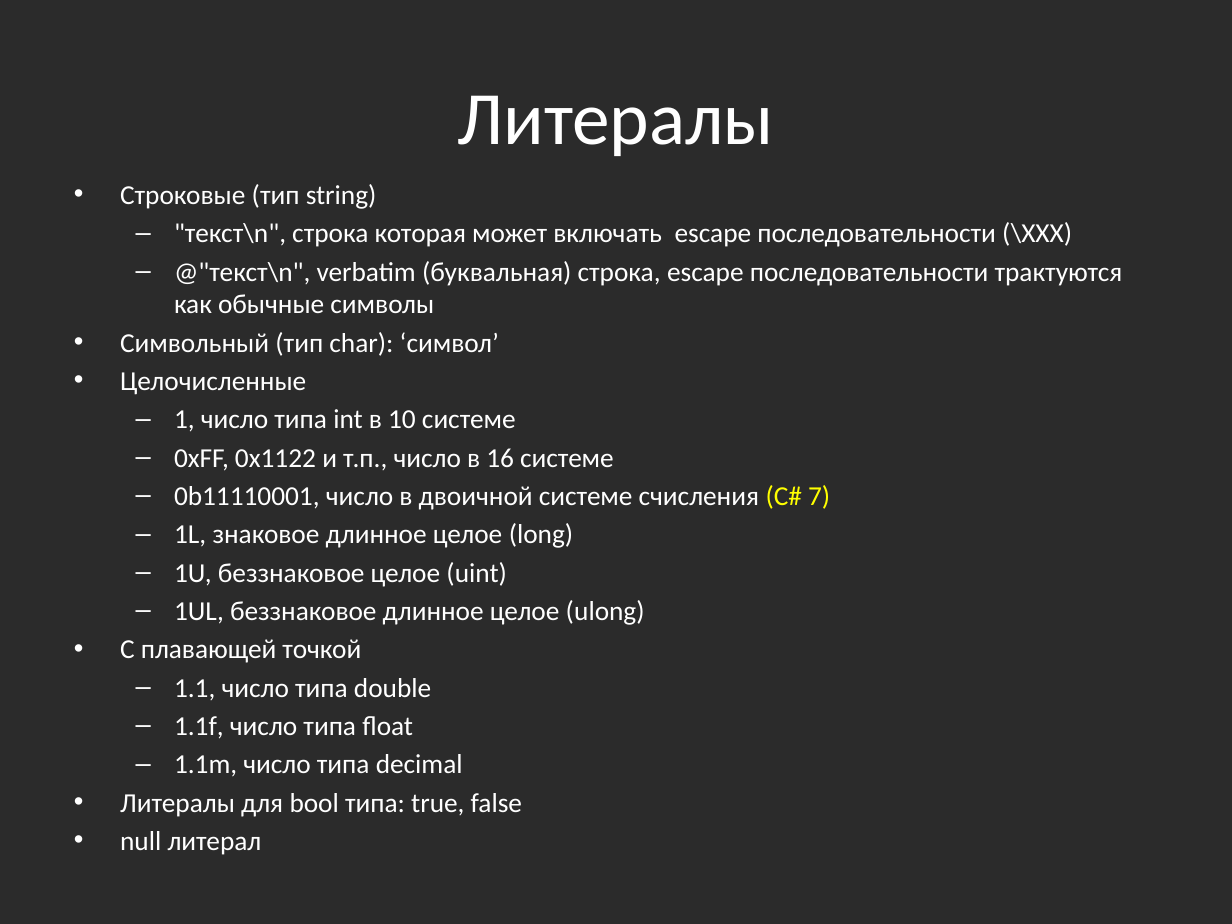
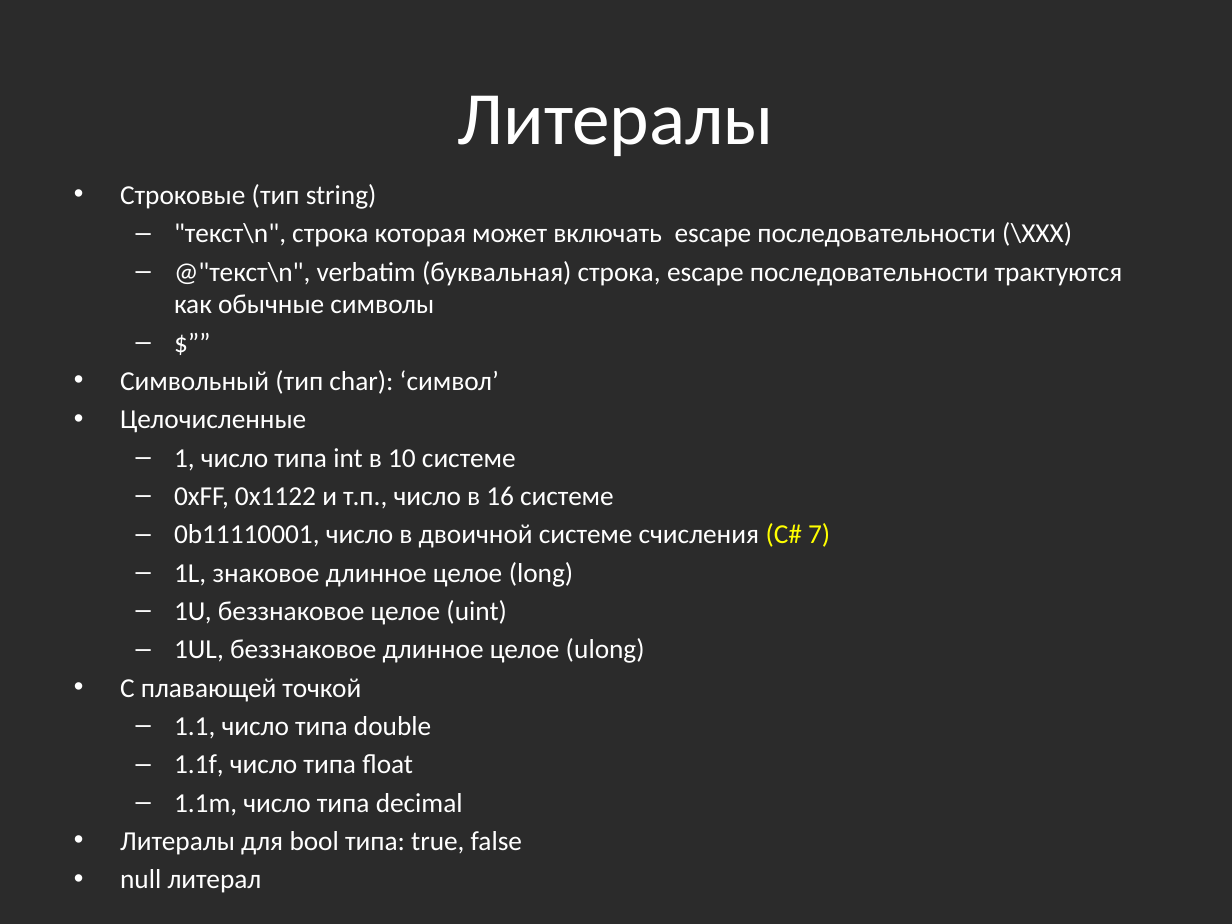
Before and after one commit to bazile/Training, a slide deck: slide 20 of Presentation/lesson-01.pptx. Drawn at 1232x924 pixels with LibreOffice and Linux fonts; fonts in the diff are those of the drawing; background and template pictures are left out; a plain dark background stands for a picture behind light text. Boxes give left, top, right and bottom in pixels: in the first picture for what was removed or moved away, otherwise in the second. Text is boxed around its words. In the diff, an @@ line names an element or a change of style, - is before the commit and + after.

```diff
--- a/Presentation/lesson-01.pptx
+++ b/Presentation/lesson-01.pptx
@@ text at (120,184,1123,855): paragraph added @@
+  – $””
```
Also in this commit, not shown: 3 other slides changed, 2 slides added, 6 other files.
